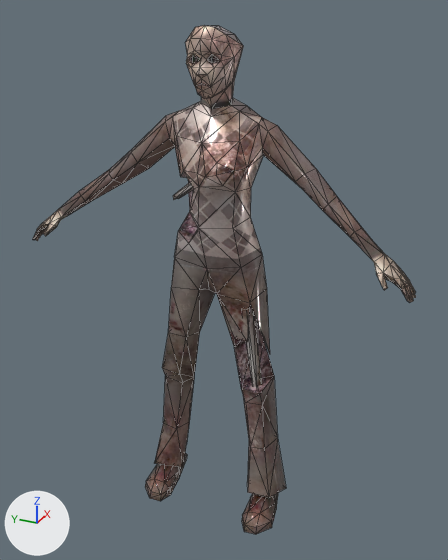
The glTF model visualization/3D/models/3DRT/zombie_female3_text6_crawl.glb: old version first, new version second.
Rendered twice from a 50 mm lens placed at (-18.36, -8.57, 18.5), pointed at (-0.09, -0.35, 9.37). The lights are fixed; the arrows at lower left show +X, +Y and +Z. Mesh edges are drawn as thin lines.

The first picture shows 'female_zomb_v3.ms3d.m'.
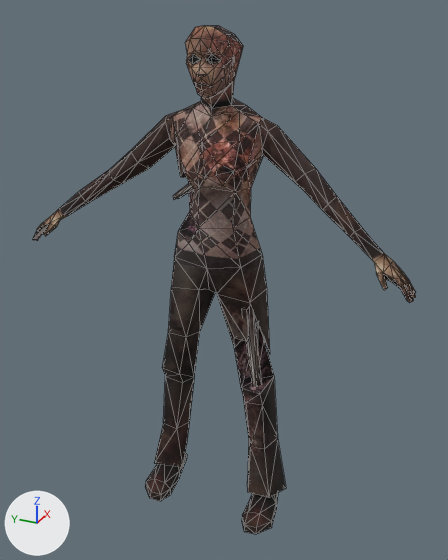
The change, as a diff of the scene's bpy script:
```diff
--- a/visualization/3D/models/3DRT/zombie_female3_text6_crawl.glb.py
+++ b/visualization/3D/models/3DRT/zombie_female3_text6_crawl.glb.py
@@ img_zomb_f_06 @@
-img_zomb_f_06 = load_image('zomb-f_06', '_unpacked/zomb-f_06', 1024, 1024, 'Non-Color')
+img_zomb_f_06 = load_image('zomb-f_06', '_unpacked/zomb-f_06', 1024, 1024, 'sRGB')
@@ mat_zombie @@
 n0 = _N.new('ShaderNodeBsdfPrincipled'); n0.name = 'Principled BSDF'
+n0.inputs[2].default_value = 1.0  # 'Roughness'
 n1 = _N.new('ShaderNodeOutputMaterial'); n1.name = 'Material Output'
@@ mat_zombie @@
 n2.image = img_zomb_f_06
-n3 = _N.new('ShaderNodeSeparateColor'); n3.name = 'Separate Color'
-n4 = _N.new('ShaderNodeTexImage'); n4.name = 'Image Texture.001'
-n4.image = img_zomb_f_06
 _L.new(n0.outputs[0], n1.inputs[0])  # 'BSDF' to 'Surface'
 _L.new(n2.outputs[0], n0.inputs[0])  # 'Color' to 'Base Color'
-_L.new(n3.outputs[2], n0.inputs[1])  # 'Blue' to 'Metallic'
-_L.new(n3.outputs[1], n0.inputs[2])  # 'Green' to 'Roughness'
-_L.new(n4.outputs[0], n3.inputs[0])  # 'Color' to 'Color'
```

Pixel boxes (x1, y1, x2, y2) of what changed, in the pictures (448 x 560 px):
'female_zomb_v3.ms3d.m', surface changed
    both: (33, 25, 416, 534)
